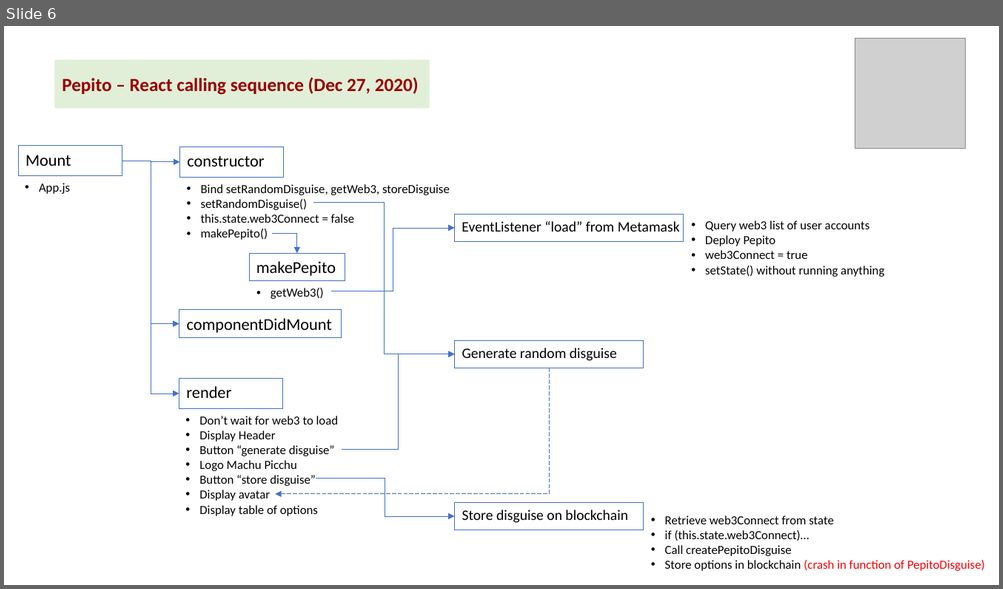
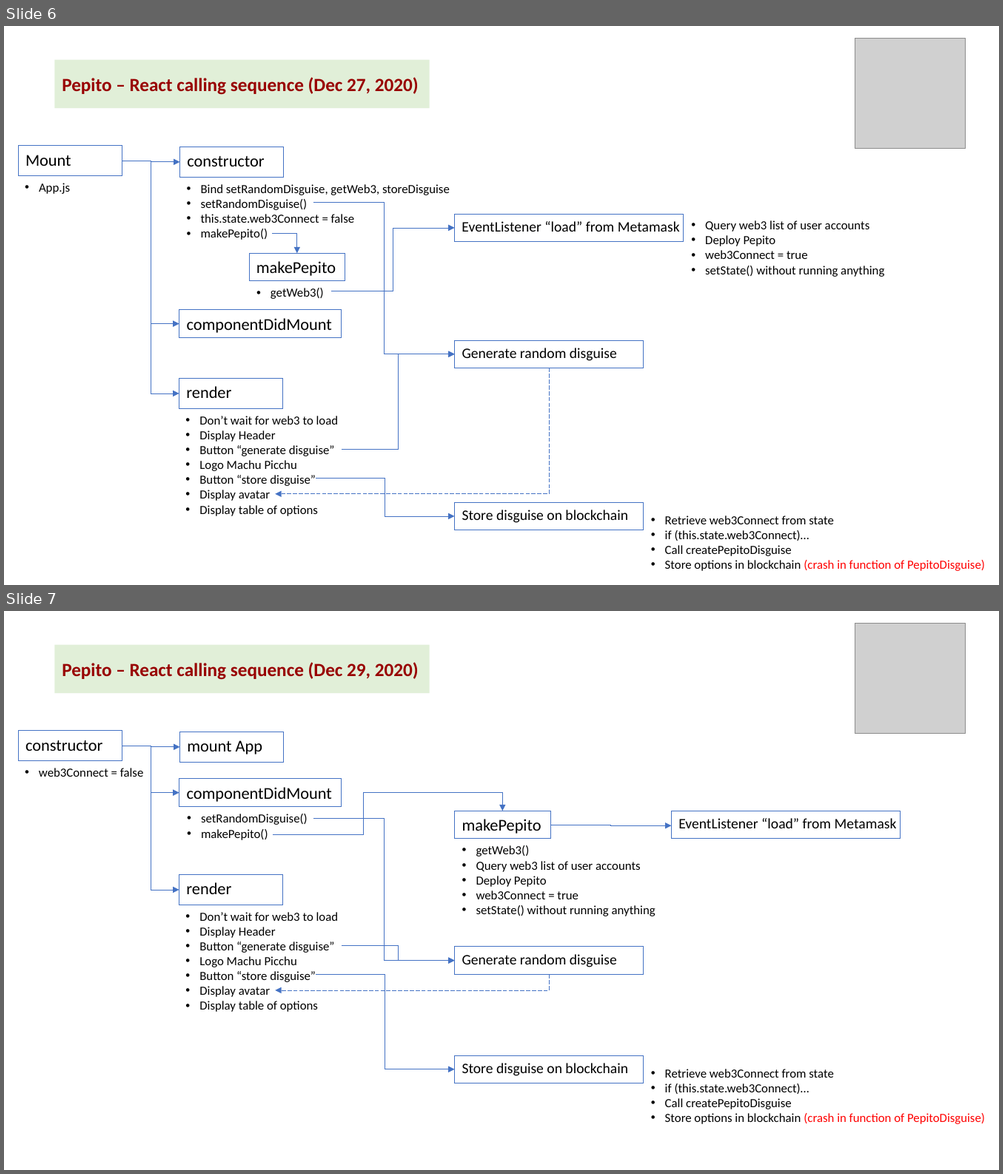
Before and after one commit to kvutien/Project-Machu-Picchu-2020, a slide deck: Pepito/Final Project Design.pptx. Shown one above the other, each under a label of ours: slide 6 before the commit, slides 6 and 7 after it. The pictures are 1003x589 and 1003x1174 pixels, drawn with LibreOffice and Linux fonts; fonts in the diff are those of the drawing; grey boxes stand for pictures. Boxes give left, top, right and bottom in pixels: in the first picture for what was removed or moved away, otherwise in the second. Text is boxed around its words. In the diff, an @@ line names an element or a change of style, - is before the commit and + after.

Commit message:
move calls from constructor to componentDidMount, try helper

```diff
--- a/Pepito/Final Project Design.pptx
+++ b/Pepito/Final Project Design.pptx
@@ slide 7 added at (4,611,999,1170), background #FFFFFF @@
@@ picture added at (854,623,966,734) @@
@@ rectangle added at (55,644,430,693), fill #E1EFD8, 18 pt, text #980000, bold @@
+Pepito – React calling sequence (Dec 29, 2020)
@@ rectangle added at (18,731,122,761), outline #4472C4 0.75 pt, 16 pt, text #000000 @@
+constructor
@@ rectangle added at (180,732,284,762), outline #4472C4 0.75 pt, 16 pt, text #000000 @@
+mount App
@@ elbow arrow added from (122, 746) to (179, 793), #4472C4 0.5 pt @@
@@ elbow arrow added from (122, 746) to (180, 747), #4472C4 0.5 pt @@
@@ elbow arrow added from (122, 746) to (179, 890), #4472C4 0.5 pt @@
@@ text added at (39,768,144,777), 12 pt, text #000000 @@
+• web3Connect = false
@@ rectangle added at (179,779,342,806), outline #4472C4 0.75 pt, 16 pt, text #000000 @@
+componentDidMount
@@ elbow arrow added from (273, 834) to (503, 811), #4472C4 0.5 pt @@
@@ text added at (201,814,307,840), 12 pt, text #000000 @@
+• setRandomDisguise()
+• makePepito()
@@ elbow arrow added from (313, 818) to (455, 961), #4472C4 0.5 pt @@
@@ rectangle added at (455,811,550,839), outline #4472C4 0.75 pt, 16 pt, text #000000 @@
+makePepito
@@ elbow arrow added from (550, 825) to (671, 826), #4472C4 0.5 pt @@
@@ rectangle added at (671,811,900,839), outline #4472C4 0.75 pt, 14 pt, text #000000 @@
+EventListener “load” from Metamask
@@ text added at (476,846,655,917), 12 pt, text #000000 @@
+• getWeb3()
+• Query web3 list of user accounts
+• Deploy Pepito
+• web3Connect = true
+• setState() without running anything
@@ rectangle added at (179,875,283,905), outline #4472C4 0.75 pt, 16 pt, text #000000 @@
+render
@@ text added at (199,912,338,1012), 12 pt, text #000000 @@
+• Don’t wait for web3 to load
+• Display Header
+• Button “generate disguise”
+• Logo Machu Picchu
+• Button “store disguise”
+• Display avatar
+• Display table of options
@@ elbow arrow added from (341, 946) to (455, 961), #4472C4 0.5 pt @@
@@ rectangle added at (455,947,643,974), outline #4472C4 0.75 pt, 14 pt, text #000000 @@
+Generate random disguise
@@ elbow arrow added from (549, 974) to (275, 991), #4472C4 0.5 pt dashed @@
@@ elbow arrow added from (316, 974) to (455, 1070), #4472C4 0.5 pt @@
@@ rectangle added at (455,1056,643,1083), outline #4472C4 0.75 pt, 14 pt, text #000000 @@
+Store disguise on blockchain
@@ text added at (665,1069,984,1125), 12 pt, text #000000 @@
+• Retrieve web3Connect from state
+• if (this.state.web3Connect)…
+• Call createPepitoDisguise
+• Store options in blockchain (crash in function of PepitoDisguise)
```
Also in this commit, not shown: 3 other files.
